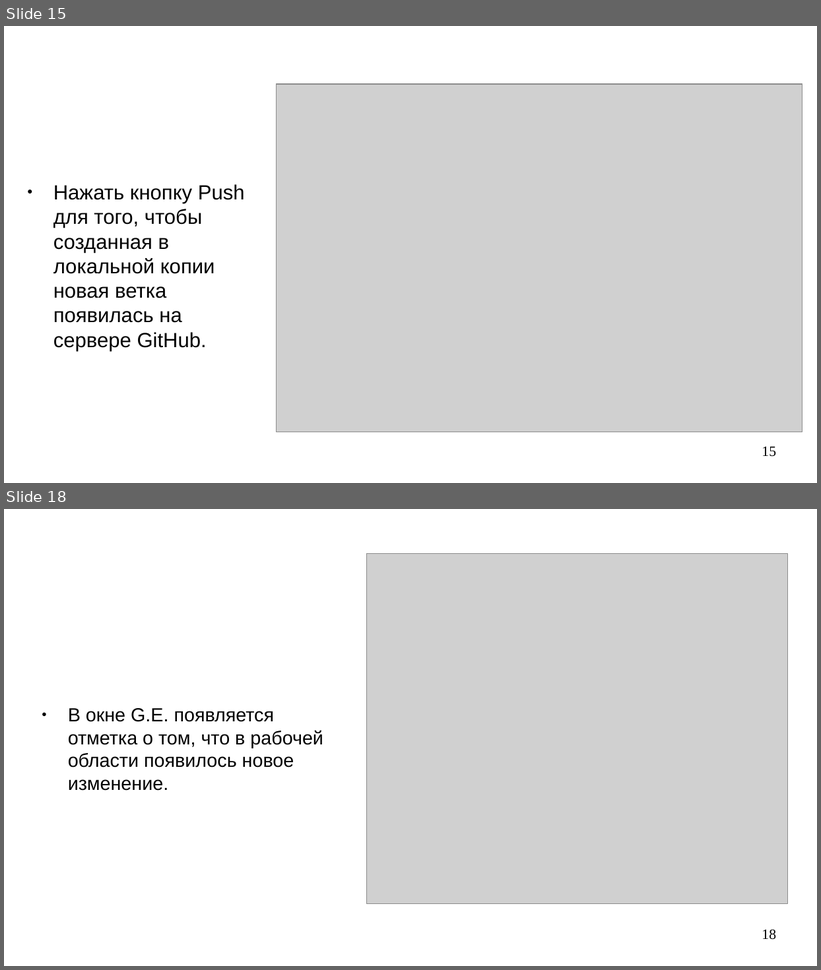
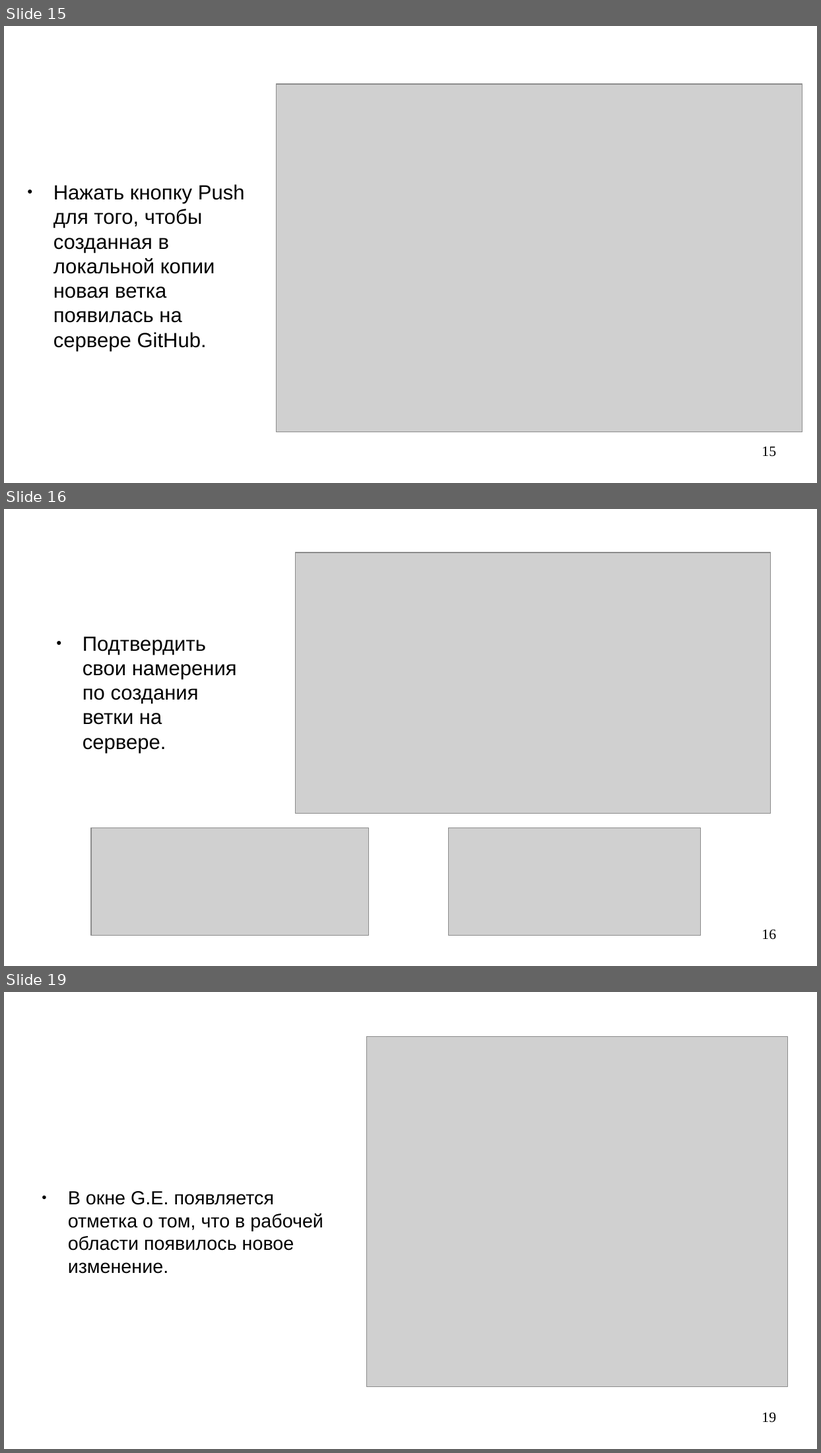
Before and after one commit to steelcraft/stud-lab, a slide deck: Практические занятия/Работа с Git.odp. Shown one above the other, each under a label of ours: slides 15 and 18 before the commit, slides 15, 16 and 19 after it; the slides between them are not shown. The pictures are 821x970 and 821x1453 pixels, drawn with LibreOffice and Linux fonts; fonts in the diff are those of the drawing; grey boxes stand for pictures. Boxes give left, top, right and bottom in pixels: in the first picture for what was removed or moved away, otherwise in the second. Text is boxed around its words. In the diff, an @@ line names an element or a change of style, - is before the commit and + after.

Commit message:
Завершено создание новой ветки

```diff
--- a/Практические занятия/Работа с Git.odp
+++ b/Практические занятия/Работа с Git.odp
@@ slide 16 added at box(4, 509, 817, 966), background #FFFFFF @@
@@ picture added at box(296, 553, 772, 814) @@
@@ text added at box(83, 636, 237, 753), 20 pt, text #000000 @@
+● Подтвердить свои намерения по создания ветки на сервере.
@@ picture added at box(91, 828, 368, 936) @@
@@ picture added at box(449, 828, 701, 936) @@
@@ page number added at box(762, 929, 776, 940), 14 pt, text #000000 @@
+16
@@ what was slide 18 is now slide 19 @@
@@ page number at box(762, 1412, 776, 1423): text changed @@
-18
+19
```
Also in this commit, not shown: 3 slides changed, 1 other slide added, 1 slide removed.
